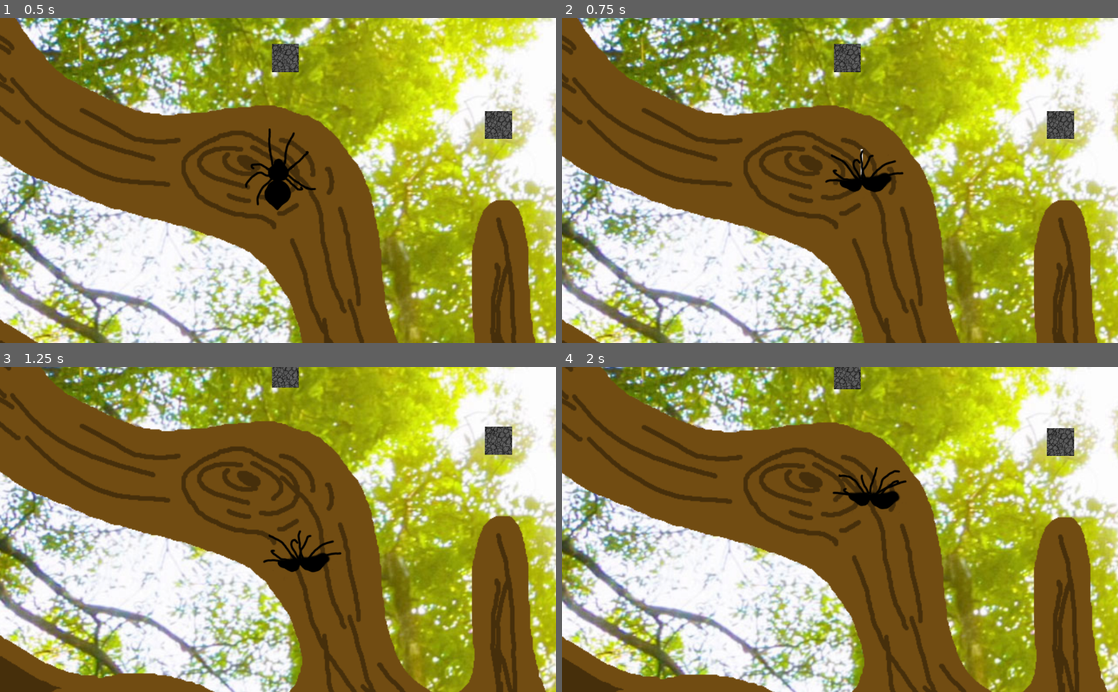
Above: before the commit, frames 1-4 (two rows, left to right).
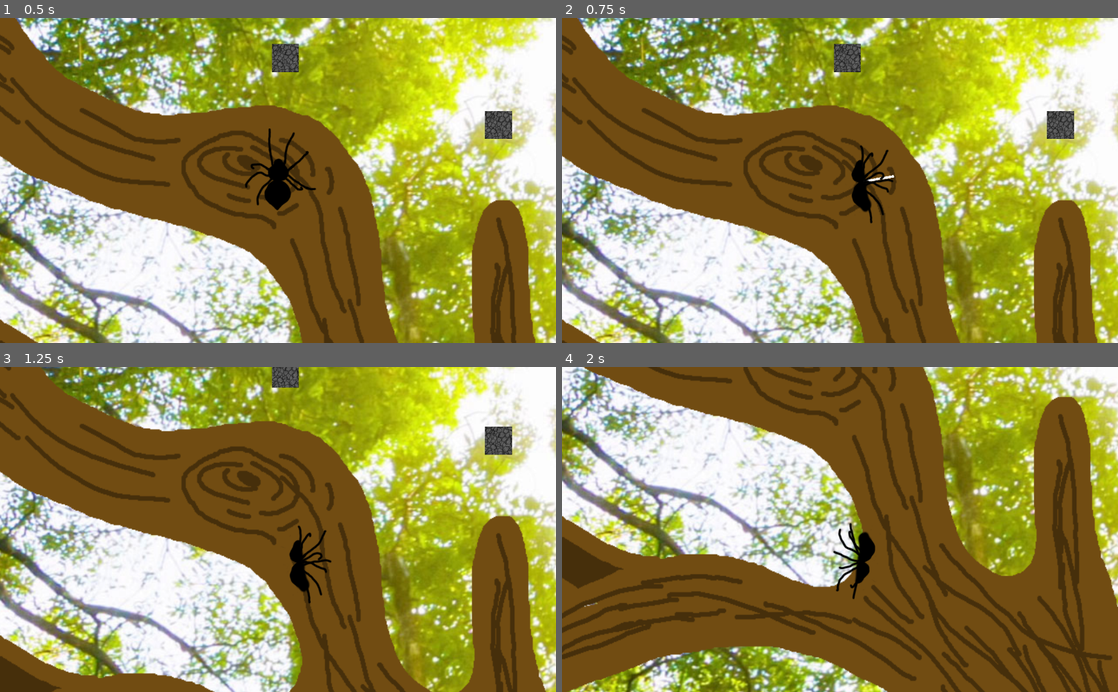
Above: after the commit, the same moments.

Repository: MarmotaGames/aracnotopia
Game: Godot game, scene res://levels/main/main.tscn
The game is run twice, just before and just after one commit, with the same random seed, the same clock (stepped at 60 frames per second) and the same inputs.
Inputs (mouse positions are in pixels of both pictures, inside the frame that each line leads up to):
- Up to frame 1 (0.5 s): no input
- Up to frame 2 (0.75 s): tap Enter at 0.5 s; move the mouse to (962, 164) at 0.52 s; hold Right (ui_right) from 0.53 s (still down); tap Ctrl (attachOrDetachFromArea) at 0.6 s; click (962, 164) at 0.67 s
- Up to frame 3 (1.25 s): keep holding Right (ui_right)
- Up to frame 4 (2 s): move the mouse to (728, 545) at 1.27 s; release Right (ui_right) at 1.28 s; hold Down (ui_down) from 1.28 s (still down); tap L (dropFromWeb) at 1.35 s; click (728, 545) at 1.42 s

Frame 1 is identical in both runs. In frame 2, 0.8% of the frame differs, in the area x 47-62%, y 39-64%; in frame 3, 0.8%; in frame 4, 83%, in the area x 0-100%, y 0-100%.

Commit message:
Web may now be thrown at any direction

Diff:
--- a/GodotProject/player/Player_rigido.gd
+++ b/GodotProject/player/Player_rigido.gd
@@ -26,6 +26,12 @@
 #Guarda as teclas direcionais que estão sendo apertadas (1: apertado 0: não)
 #up, down, left, right, nessa ordem
 
+var mousePos
+
+#func _input(event):
+#	if event is InputEventMouseMotion:
+#		mousePos = event.position
+
 func _ready():
 	if spiderOnWeb:
 		loadWebNodes()
@@ -46,7 +52,10 @@
 
 func _physics_process(delta):
 	if spiderIsLaunchingWeb:
-		alignWithMouse()
+		look_at(get_local_mouse_position()) #alinha esquerda da aranha com o mouse
+		self.rotation_degrees += 90 #corrige o alinhamento
+		webInstance.rotation_degrees = self.rotation_degrees
+
 
 	if fall:
 		$SpiderCollisionShape.rotation_degrees = 90
@@ -150,7 +159,7 @@
 			direction.y = 0
 		$AnimatedSprite.playing = true
 	if Input.is_action_pressed("debug"):
-		self.rotation = 1
+		self.rotation = PI
 
 	if Input.is_action_just_released("ui_up"):
 		dirKeys[0] = 0
@@ -193,6 +202,9 @@
 			self.rotation_degrees = 0
 	elif spiderIsLaunchingWeb:
 		alignWithMouse()
+		look_at(get_global_mouse_position())
+		self.rotation_degrees += 90
+		webInstance.rotation_degrees = self.rotation_degrees
 		#direction.y = 1
 		#direction.x = 0
 
@@ -234,9 +246,20 @@
 		dirKeys[i] = 0
 
 func alignWithMouse():
-	var mousePos = get_viewport().get_mouse_position()
-	var deltaX =  mousePos.x - self.position.x
-	var deltaY =  -1*(mousePos.y - self.position.y)
+	var fatorX
+	var fatorY
+	#var mousePos = get_viewport().get_mouse_position()
+	var mousePos = get_global_mouse_position()
+	if self.position.x < mousePos.x:
+		fatorX = -1
+	else:
+		fatorX = 1
+	if self.position.y < mousePos.y:
+		fatorY = 1
+	else:
+		fatorY = -1
+	var deltaX =  fatorX*(mousePos.x - self.position.x)
+	var deltaY =  fatorY*(mousePos.y - self.position.y)
 #	if deltaY == 0:
 #		deltaY = 0.001
 	var angle = (atan(deltaX/deltaY))
